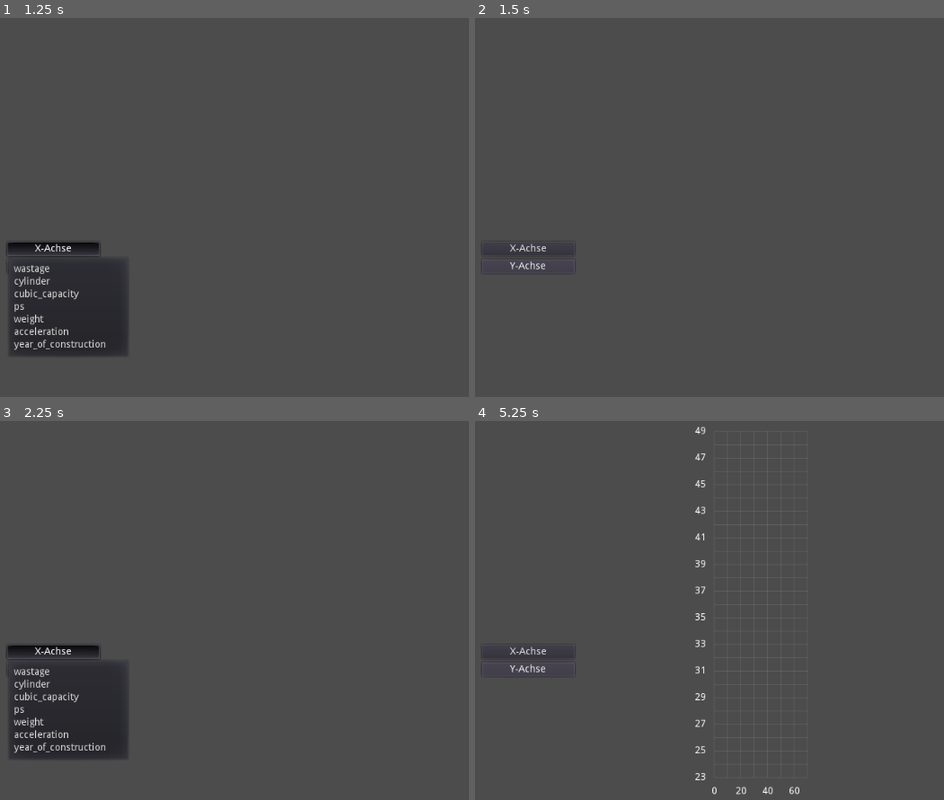
Above: before the commit, frames 1-4 (two rows, left to right).
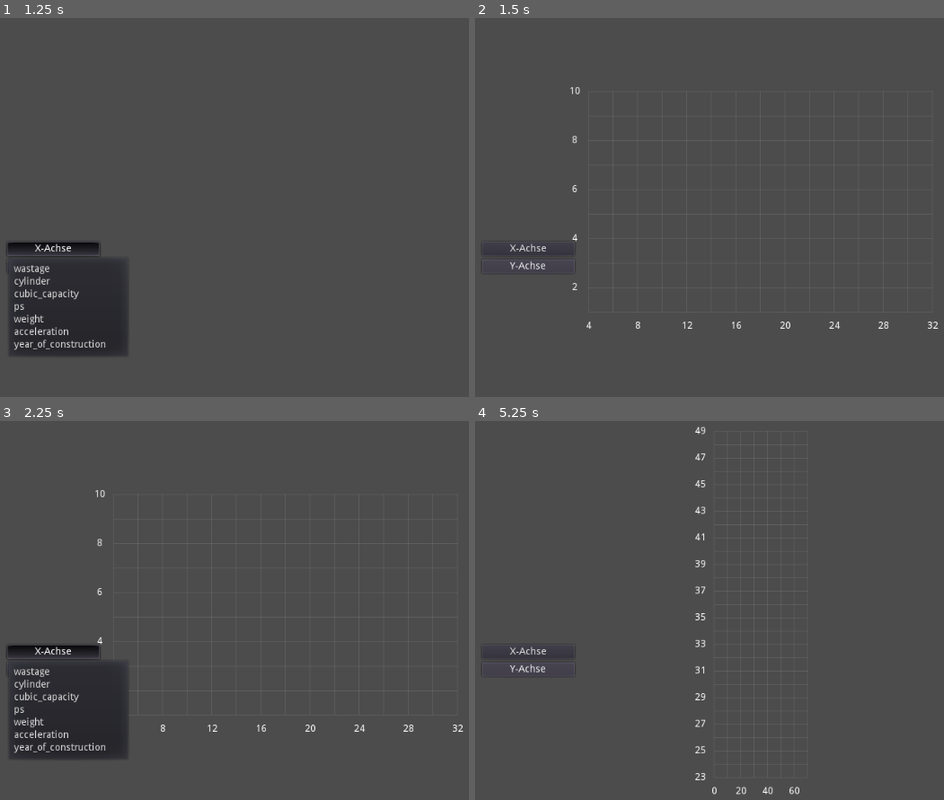
Above: after the commit, the same moments.

Repository: nevs-devs/cars
Game: Godot game, scene res://Main.tscn
Same seed, same stepped clock (60 frames per second), same inputs: the game is played once before the commit and once after it.
Inputs:
- Up to frame 1 (1.25 s): click "X-Achse" at 0.5 s
- Up to frame 2 (1.5 s): click "Y-Achse" at 1.25 s
- Up to frame 3 (2.25 s): click "X-Achse" at 2 s
- Up to frame 4 (5.25 s): click "Y-Achse" at 2.75 s; click "X-Achse" at 3.5 s; click "Y-Achse" at 4.25 s; tap Enter (ui_accept) at 5 s

Frame 1 is identical in both runs. In frame 2, 0.3% of the frame differs, in the area x 20-99%, y 18-82%; in frame 3, 0.2%; in frame 4, nothing differs.

Commit message:
calling draw_chart()

Diff:
--- a/Main.gd
+++ b/Main.gd
@@ -1,71 +1,38 @@
 extends Node2D
 
+const AxisOptions = ['wastage', 'cylinder', 'cubic_capacity', 'ps', 'weight', 'acceleration', 'year_of_construction']
+var cars = []
+var x_id = 0
+var y_id = 1
 
-var cars = []
-const AxisOptions = ['wastage', 'cylinder', 'cubic_capacity', 'ps', 'weight', 'acceleration', 'year_of_construction']
 
-class Car:
-	var model
-	var producer
-	var wastage
-	var cylinder
-	var cubic_capacity
-	var ps
-	var weight
-	var acceleration
-	var year_of_construction
-	var origin
-
-	func _init(model_arg, producer_arg, wastage_arg, cylinder_arg, cubic_capacity_arg, ps_arg, weight_arg, acceleration_arg, year_of_construction_arg, origin_arg):
-		self.model = model_arg
-		self.producer = producer_arg
-		if wastage_arg == 'NA':
-			self.wastage = null
-		else:
-			self.wastage = float(wastage_arg)
-		self.cylinder = int(cylinder_arg)
-		self.cubic_capacity = float(cubic_capacity_arg)
-		if ps_arg == 'NA':
-			self.ps = null
-		else:
-			self.ps = float(ps_arg)
-		self.weight = float(weight_arg)
-		self.acceleration = float(acceleration_arg)
-		self.year_of_construction = int(year_of_construction_arg)
-		self.origin = origin_arg
-
-	func _to_string():
-		return 'Car (' +\
-		'model: ' + model +\
-		'; producer: ' + producer +\
-		'; wastage: ' + str(wastage) +\
-		'; cylinder: ' + str(cylinder) +\
-		'; cubic_capacity: ' + str(cubic_capacity) +\
-		'; ps: ' + str(ps) +\
-		'; weight: ' + str(weight) +\
-		'; acceleration: ' + str(acceleration) +\
-		'; year_of_construction: ' + str(year_of_construction) +\
-		'; origin: ' + origin +\
-		')'
 
 var LIMITS = {
-	'wastage': [4.0, 30.0, 2.0],
-	'cylinder': [1.0, 10.0, 1.0],
-	'cubic_capacity': [1000.0, 8000.0, 500.0],
-	'ps': [20.0, 260.0, 20.0],
-	'weight': [700.0, 2400.0, 100.0],
-	'acceleration': [6.0, 28.0, 2.0],
-	'year_of_construction': [66.0, 86.0, 1.0]
+	'wastage': [4.0, 30.0, 2.0, 1],
+	'cylinder': [1.0, 10.0, 1.0, 1],
+	'cubic_capacity': [1000.0, 8000.0, 500.0, 1],
+	'ps': [20.0, 260.0, 20.0, 1],
+	'weight': [700.0, 2400.0, 100.0, 1],
+	'acceleration': [6.0, 28.0, 2.0, 1],
+	'year_of_construction': [66.0, 86.0, 1.0, 1]
 }
 
 func car_from_line(line):
 	var properties = line.split('\t')
 	if len(properties) != 10:
 		return null
-	return Car.new(
-		properties[0], properties[1], properties[2], properties[3], properties[4],
-		properties[5], properties[6], properties[7], properties[8], properties[9]
-	)
+	return {
+		'model': properties[0],
+		'producer': properties[1],
+		'wastage': properties[2],
+		'cylinder': properties[3],
+		'cubic_capacity': properties[4],
+		'ps': properties[5],
+		'weight': properties[6],
+		'acceleration': properties[7],
+		'year_of_construction': properties[8],
+		'origin': properties[9],
+	}
 
 func read_cars():
 	var file = File.new()
@@ -84,10 +51,31 @@
 	file.close()
 
 func _on_x_axis_changed(id):
-	print(id)
+	x_id = id
+	refresh_chart()
 
 func _on_y_axis_changed(id):
-	print(id)
+	y_id = id
+	refresh_chart()
+
+func refresh_chart():
+	var data = []
+	var x_option = AxisOptions[x_id]
+	var y_option = AxisOptions[y_id]
+	for car in cars:
+		data.append([car[x_option], car[y_option]])
+
+	$Chart.draw_chart(
+		LIMITS[x_option][0],
+		LIMITS[x_option][1],
+		LIMITS[x_option][2],
+		LIMITS[x_option][3],
+		LIMITS[y_option][0],
+		LIMITS[y_option][1],
+		LIMITS[y_option][2],
+		LIMITS[y_option][3],
+		data
+	)
 
 func add_options():
 	var index = 0
